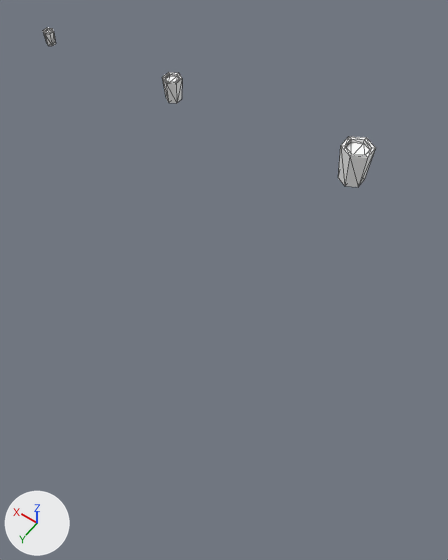
Two versions of the OBJ model Games/GuruttoWorld/Assets/Models/GuidanceLab/Cue4B/Baked/Block-0-0.obj, one commit apart.
One viewpoint serves both versions: a 50 mm lens placed at (-6.06, 22.63, 6.75), pointed at (-2.84, 18.12, -0.33). Arrows for +X, +Y and +Z are at lower left; the lights stay in place. The picture after the commit comes second. Mesh edges are drawn as thin lines. Where no turn or scale is listed for an object, it has been applied to the vertices. Vertices at exactly the same position are counted once.

Names of what the first picture shows: 'Block-0-0'.
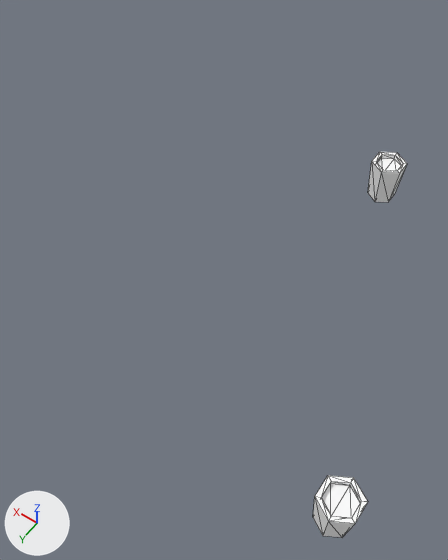
What differs and where, as boxes (x1, y1, x2, y2) in the pictures (448 x 560 px; the box of a moved part takes in the faces that stretch with it):
```json
{"object": "Block-0-0", "change": "reshaped", "before": [43, 28, 376, 187], "after": [313, 152, 407, 538], "on screen": "72% narrower, 142% taller"}
{"part": 1, "of": "me_block_0_0", "change": "moved or reshaped", "before": [338, 136, 376, 187], "after": [368, 152, 407, 202]}
{"part": 2, "of": "me_block_0_0", "change": "moved or reshaped", "before": [162, 72, 182, 103], "after": [313, 475, 368, 538]}
{"part": 3, "of": "me_block_0_0", "change": "deleted", "before": [43, 28, 56, 46]}
```

Edits to the scene script, one JSON object a line:
```json
{"block": "me_block_0_0", "where": "# used by ob_block_0_0; location = (0.0, 0.0, 0.0)"}
{"op": "remove", "block": "me_block_0_0", "code": "me_block_0_0.from_pydata(...)  # 72 vertices, 132 faces; spans x -3.72..3.09, y 15.39..15.91, z 0.13..0.76"}
{"op": "add", "block": "me_block_0_0", "code": "me_block_0_0.from_pydata(...)  # 48 vertices, 88 faces; spans x -6.02..-3.78, y 15.34..20.56, z 0.05..0.68"}
{"block": "me_block_0_0", "change": "me_block_0_0 part 1: the loose piece of 24 vertices spanning x -3.72..-3.28, y 15.39..15.91, z 0.13..0.76 is moved by (-0.5, -0.05, -0.08)"}
{"block": "me_block_0_0", "change": "me_block_0_0 part 2: the loose piece of 24 vertices spanning x -0.15..0.15, y 15.48..15.82, z 0.13..0.56 is scaled about its middle by 1.49, then moved by (-5.8, 4.65, 0.02)"}
{"block": "me_block_0_0", "change": "me_block_0_0 part 3: the loose piece of 24 vertices spanning x 2.91..3.09, y 15.54..15.76, z 0.13..0.4 is deleted"}
```
